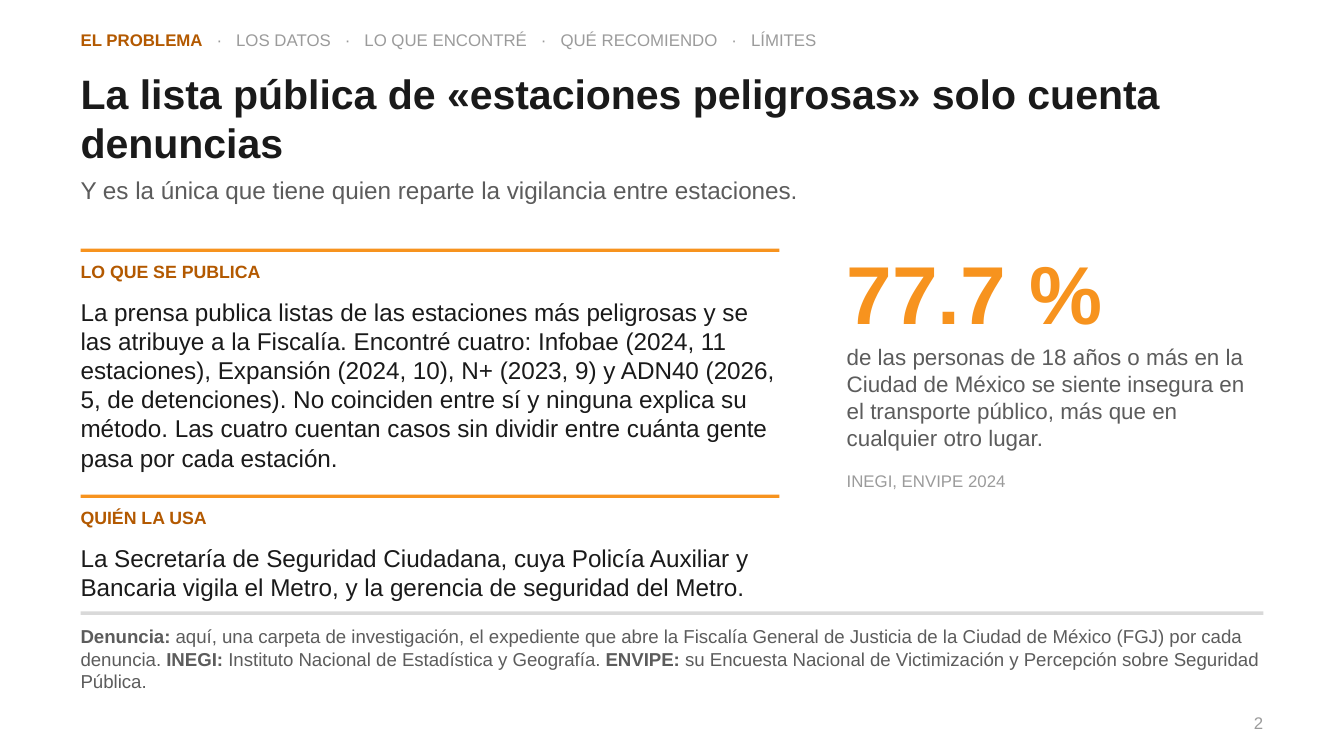
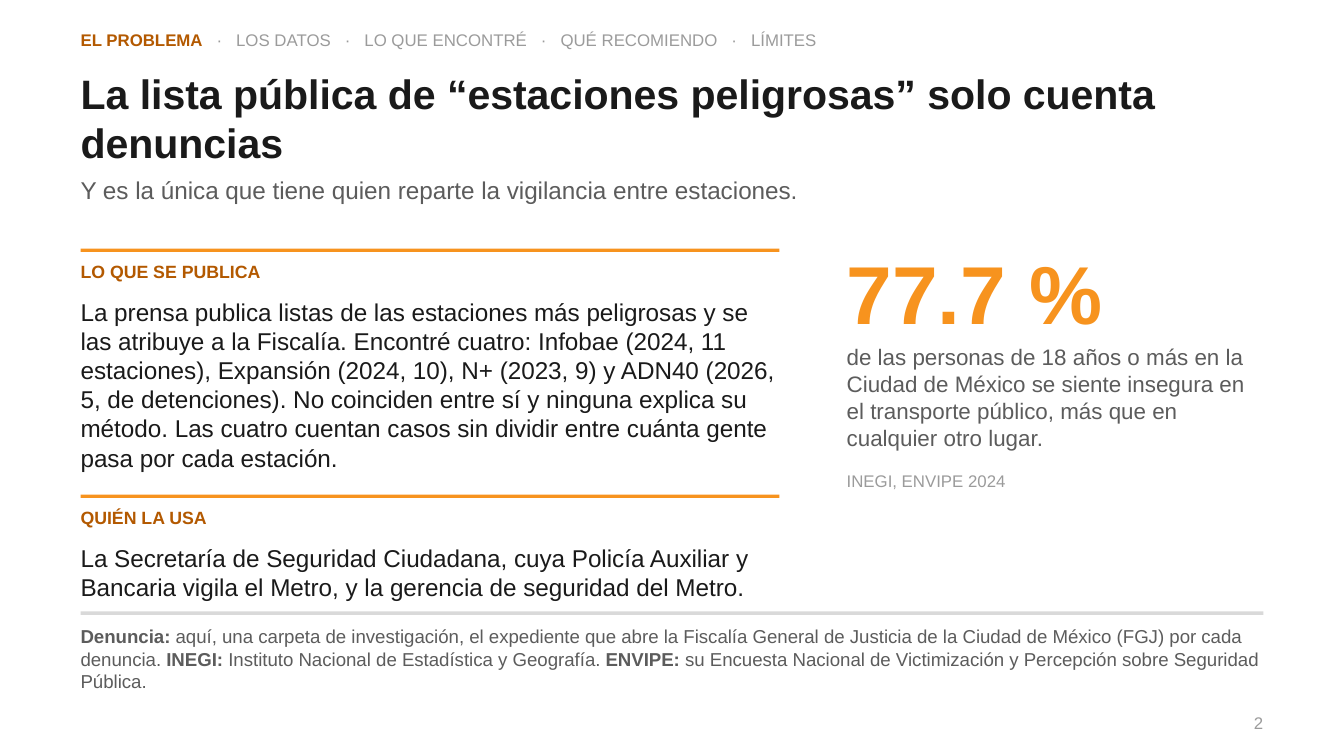
Before and after one commit to sebastiancordoba/caso-inseguridad-cdmx, a slide deck: slide 2 of docs/presentacion/presentacion.pptx. Drawn at 1344x756 pixels with LibreOffice and Linux fonts; fonts in the diff are those of the drawing. Boxes give left, top, right and bottom in pixels: in the first picture for what was removed or moved away, otherwise in the second. Text is boxed around its words. In the diff, an @@ line names an element or a change of style, - is before the commit and + after.

```diff
--- a/docs/presentacion/presentacion.pptx
+++ b/docs/presentacion/presentacion.pptx
@@ text at [81, 79, 1155, 159]: text changed @@
-La lista pública de «estaciones peligrosas» solo cuenta denuncias
+La lista pública de “estaciones peligrosas” solo cuenta denuncias
```
Also in this commit, not shown: 6 other slides changed, 7 other files.
